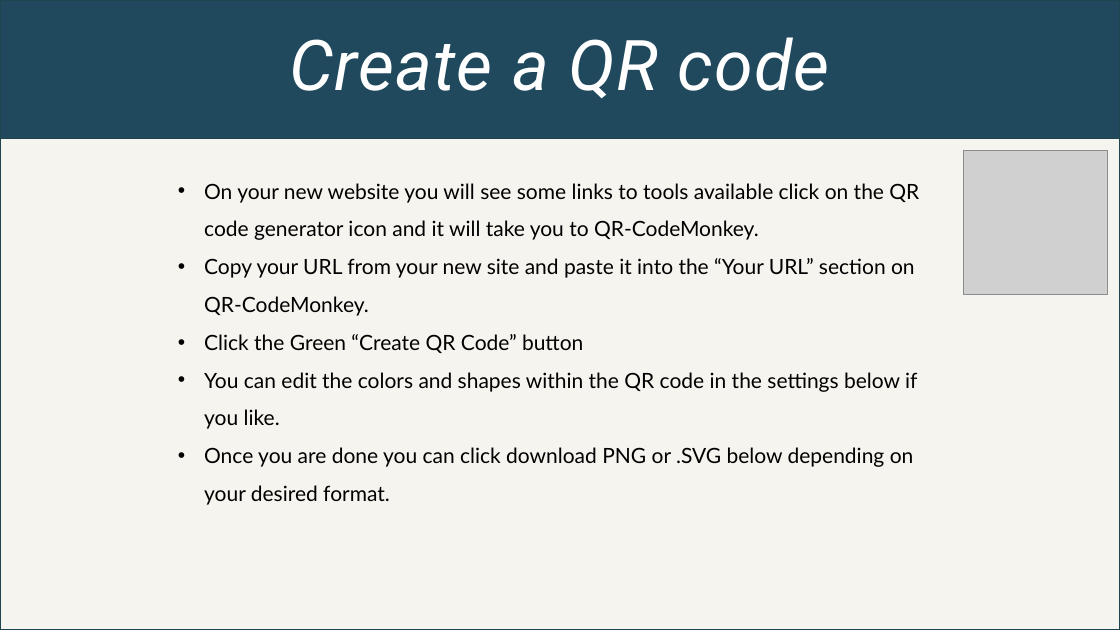
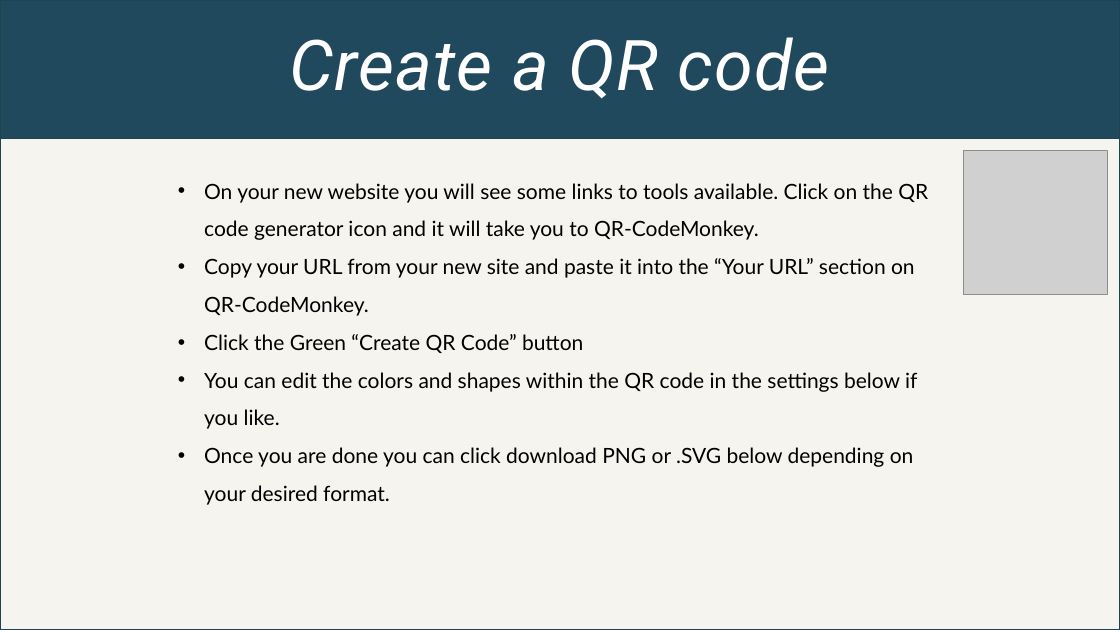
Before and after one commit to S-Gsell/PagesWorkshopPowerPoint, a slide deck: slide 14 of Boosting Your Resume with GitHub.pptx. Drawn at 1120x630 pixels with LibreOffice and Linux fonts; fonts in the diff are those of the drawing; grey boxes stand for pictures. Boxes give left, top, right and bottom in pixels: in the first picture for what was removed or moved away, otherwise in the second. Text is boxed around its words. In the diff, an @@ line names an element or a change of style, - is before the commit and + after.

Commit message:
Typo fixes

```diff
--- a/Boosting Your Resume with GitHub.pptx
+++ b/Boosting Your Resume with GitHub.pptx
@@ text at [204,183,928,240]: text changed @@
-• On your new website you will see some links to tools available click on the QR code generator icon and it will take you to QR-CodeMonkey.
+• On your new website you will see some links to tools available. Click on the QR code generator icon and it will take you to QR-CodeMonkey.
```
